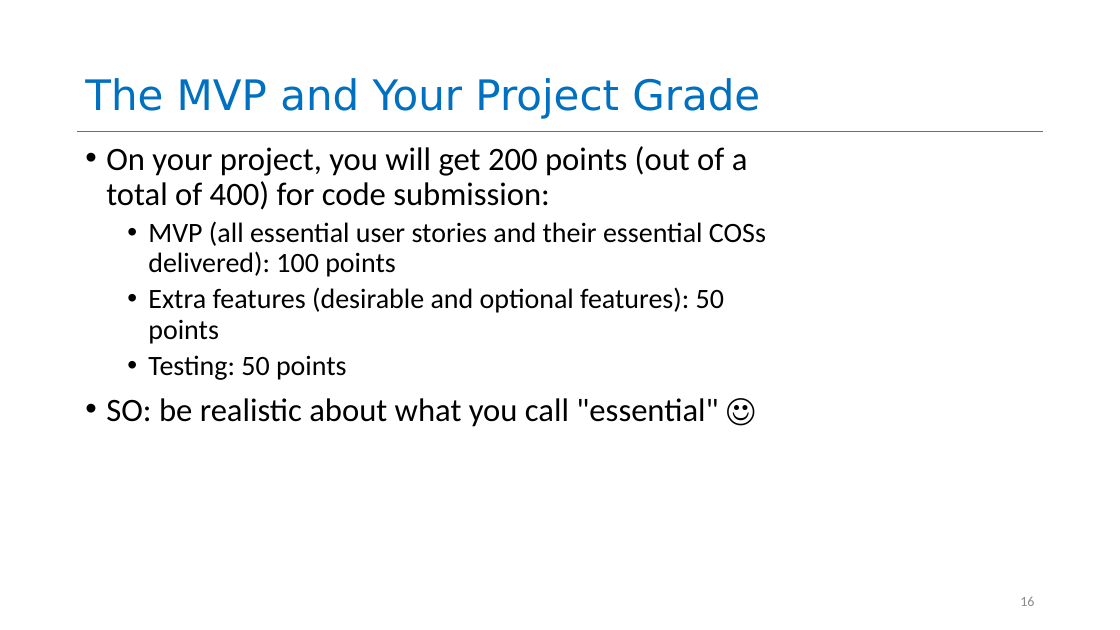
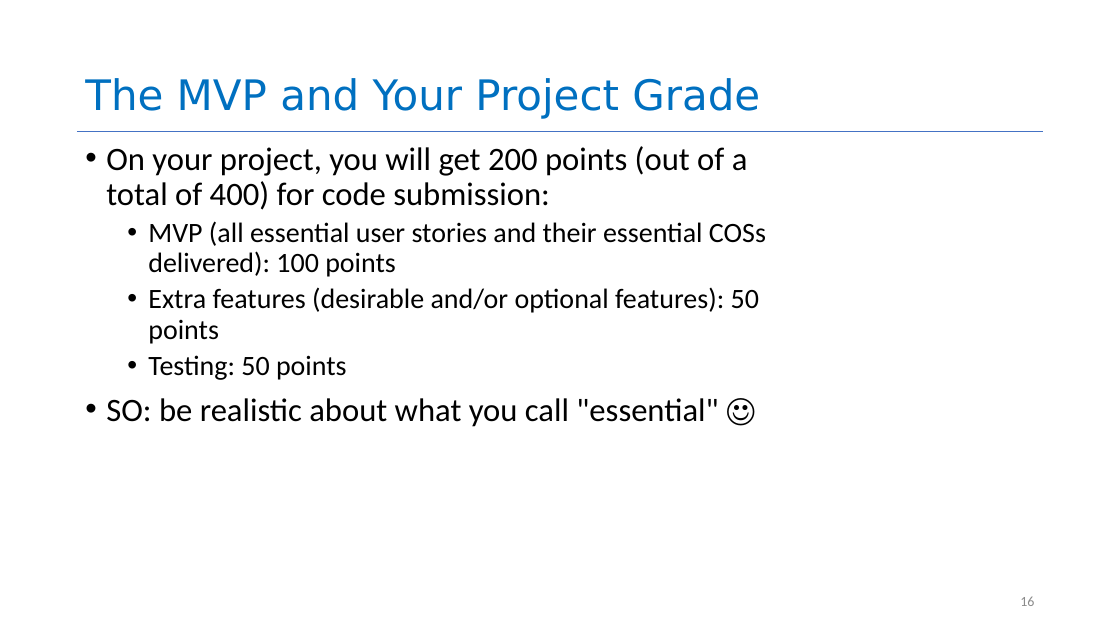
Before and after one commit to yashburshe/CS4530-Fall-2025, a slide deck: slide 16 of Slides/Module 01.2 Requirements Gathering.pptx. Drawn at 1120x630 pixels with LibreOffice and Linux fonts; fonts in the diff are those of the drawing. Boxes give left, top, right and bottom in pixels: in the first picture for what was removed or moved away, otherwise in the second. Text is boxed around its words. In the diff, an @@ line names an element or a change of style, - is before the commit and + after.

```diff
--- a/Slides/Module 01.2 Requirements Gathering.pptx
+++ b/Slides/Module 01.2 Requirements Gathering.pptx
@@ text at [148,287,759,344]: text changed @@
-  • Extra features (desirable and optional features): 50 points
+  • Extra features (desirable and/or optional features): 50 points
```
Also in this commit, not shown: 4 other slides changed, 1 other file.
